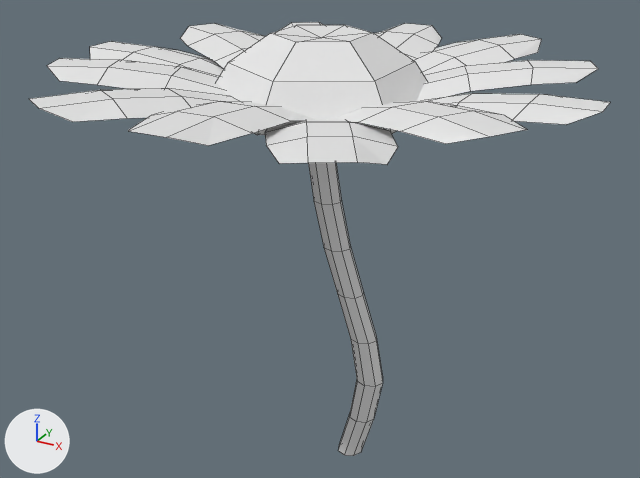
One commit to the Blender file Content/Environment/rumianek.blend: the scene before it, then after it.
Both versions are drawn from a camera (50 mm lens) standing at (2.97, -5.92, 4.97) and looking at (-0.3, 0.02, 2.0). The lights are fixed; the arrows at lower left show +X, +Y and +Z. Mesh edges are drawn as thin lines.

The older version as bpy lines, for what is in view:
```python
ob_plane_003 = bpy.data.objects.new('Plane.003', me_plane_010)
ob_plane_003.location = (-0.992, -1.264, 3.468)
ob_plane_003.rotation_euler = (0.0, 0.0, 4.167)  # degrees (0, 0, 239)
ob_plane_003.scale = (0.726, 0.408, 0.408)
ob_plane_004 = bpy.data.objects.new('Plane.004', me_plane_011)
ob_plane_004.location = (0.434, 1.244, 3.468)
ob_plane_004.rotation_euler = (0.0, 0.0, 1.053)  # degrees (0, 0, 60)
ob_plane_004.scale = (0.726, 0.408, 0.408)
ob_plane_005 = bpy.data.objects.new('Plane.005', me_plane_006)
ob_plane_005.location = (0.446, -1.224, 3.412)
ob_plane_005.rotation_euler = (0.0, 0.0, 5.238)  # degrees (0, 0, 300)
ob_plane_005.scale = (0.726, 0.408, 0.408)
ob_plane_006 = bpy.data.objects.new('Plane.006', me_plane_012)
ob_plane_006.location = (0.893, 0.699, 3.468)
ob_plane_006.rotation_euler = (0.0, 0.0, 0.439)  # degrees (0, 0, 25)
ob_plane_006.scale = (0.726, 0.408, 0.408)
ob_plane_007 = bpy.data.objects.new('Plane.007', me_plane_013)
ob_plane_007.location = (-1.474, -0.629, 3.468)
ob_plane_007.rotation_euler = (0.0, 0.0, -2.746)  # degrees (0, 0, -157)
ob_plane_007.scale = (0.726, 0.408, 0.408)
ob_plane_008 = bpy.data.objects.new('Plane.008', me_plane_014)
ob_plane_008.location = (-1.425, 0.63, 3.468)
ob_plane_008.rotation_euler = (0.0, 0.0, -3.599)  # degrees (0, 0, -206)
ob_plane_008.scale = (0.726, 0.408, 0.408)
ob_plane_009 = bpy.data.objects.new('Plane.009', me_plane_015)
ob_plane_009.location = (-0.268, 1.222, 3.468)
ob_plane_009.rotation_euler = (0.0, 0.0, -4.665)  # degrees (0, 0, -267)
ob_plane_009.scale = (0.726, 0.408, 0.408)
ob_plane_010 = bpy.data.objects.new('Plane.010', me_plane_016)
ob_plane_010.location = (-0.309, -1.341, 3.468)
ob_plane_010.rotation_euler = (0.0, 0.0, -7.829)  # degrees (0, 0, 271)
ob_plane_010.scale = (0.726, 0.408, 0.408)
ob_plane_011 = bpy.data.objects.new('Plane.011', me_plane_017)
ob_plane_011.location = (0.902, -0.674, 3.468)
ob_plane_011.rotation_euler = (0.0, 0.0, -6.822)  # degrees (0, 0, 329)
ob_plane_011.scale = (0.726, 0.408, 0.408)
# also in view: 'Sphere' at (-0.27, -0.01, 3.43); 'Cylinder' at (-0.04, 0.0, 1.58); 'Plane.000' at (1.13, 0.0, 3.29); 'Plane.001' at (-1.77, 0.0, 3.29)
```
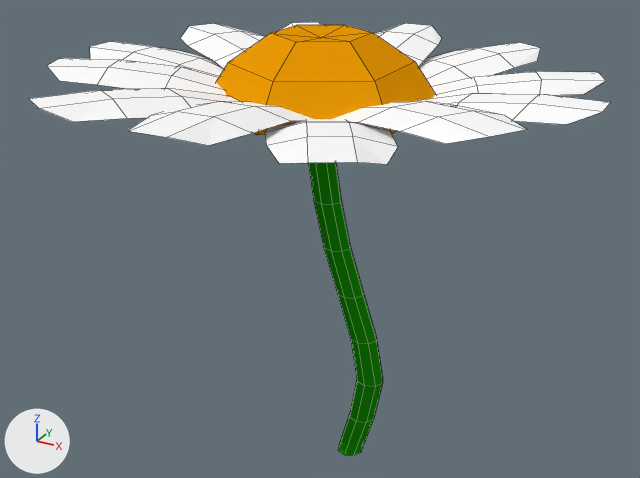
Commit message: Camomile Color

The change, as a diff of the scene's bpy script:
```diff
--- a/Content/Environment/rumianek.blend.py
+++ b/Content/Environment/rumianek.blend.py
@@ mat_łodyga @@
+mat_łodyga = diffuse_material('Łodyga')
+mat_łodyga.base_color = (0.00876, 0.274, 0.0)  # green #178f00
@@ mat_srodek @@
+mat_srodek = diffuse_material('Srodek')
+mat_srodek.base_color = (0.8, 0.313, 0.00164)  # orange #e79805
@@ mat_płatek @@
+mat_płatek = diffuse_material('Płatek')
+mat_płatek.base_color = (1.0, 1.0, 1.0)  # white #ffffff
@@ me_plane_017 @@
 me_plane_017.from_pydata(...)  # 16 vertices, 9 faces; spans x -1.0..1.0, y -1.0..1.0, z -0.6..-0.01
+me_plane_017.materials.append(mat_płatek)  # white #ffffff
@@ me_plane_016 @@
 me_plane_016.from_pydata(...)  # 16 vertices, 9 faces; spans x -1.0..1.0, y -1.0..1.0, z -0.6..-0.01
+me_plane_016.materials.append(mat_płatek)  # white #ffffff
@@ me_plane_015 @@
 me_plane_015.from_pydata(...)  # 16 vertices, 9 faces; spans x -1.0..1.0, y -1.0..1.0, z -0.6..-0.01
+me_plane_015.materials.append(mat_płatek)  # white #ffffff
@@ me_plane_014 @@
 me_plane_014.from_pydata(...)  # 16 vertices, 9 faces; spans x -1.0..1.0, y -1.0..1.0, z -0.6..-0.01
+me_plane_014.materials.append(mat_płatek)  # white #ffffff
@@ me_plane_013 @@
 me_plane_013.from_pydata(...)  # 16 vertices, 9 faces; spans x -1.0..1.0, y -1.0..1.0, z -0.6..-0.01
+me_plane_013.materials.append(mat_płatek)  # white #ffffff
@@ me_plane_012 @@
 me_plane_012.from_pydata(...)  # 16 vertices, 9 faces; spans x -1.0..1.0, y -1.0..1.0, z -0.6..-0.01
+me_plane_012.materials.append(mat_płatek)  # white #ffffff
@@ me_plane_011 @@
 me_plane_011.from_pydata(...)  # 16 vertices, 9 faces; spans x -1.0..1.0, y -1.0..1.0, z -0.6..-0.01
+me_plane_011.materials.append(mat_płatek)  # white #ffffff
@@ me_plane_010 @@
 me_plane_010.from_pydata(...)  # 16 vertices, 9 faces; spans x -1.0..1.0, y -1.0..1.0, z -0.6..-0.01
+me_plane_010.materials.append(mat_płatek)  # white #ffffff
@@ me_plane_008 @@
 me_plane_008.from_pydata(...)  # 16 vertices, 9 faces; spans x -1.0..1.0, y -1.0..1.0, z -0.6..-0.01
+me_plane_008.materials.append(mat_płatek)  # white #ffffff
@@ me_plane_007 @@
 me_plane_007.from_pydata(...)  # 16 vertices, 9 faces; spans x -1.0..1.0, y -1.0..1.0, z -0.6..-0.01
+me_plane_007.materials.append(mat_płatek)  # white #ffffff
@@ me_plane_006 @@
 me_plane_006.from_pydata(...)  # 16 vertices, 9 faces; spans x -1.0..1.0, y -1.0..1.0, z -0.6..-0.01
+me_plane_006.materials.append(mat_płatek)  # white #ffffff
@@ me_sphere @@
 me_sphere.from_pydata(...)  # 20 vertices, 24 faces; spans x -0.8..0.8, y -0.92..0.92, z 0.38..0.92
+me_sphere.materials.append(mat_srodek)  # orange #e79805
@@ me_cylinder @@
 me_cylinder.from_pydata(...)  # 72 vertices, 66 faces; spans x -3.68..2.99, y -1.0..1.0, z -1.0..1.0
+me_cylinder.materials.append(mat_łodyga)  # green #178f00
@@ ob_plane_006 @@
 ob_plane_006 = bpy.data.objects.new('Plane.006', me_plane_012)
-ob_plane_006.location = (0.893, 0.699, 3.468)
+ob_plane_006.location = (0.945, 0.777, 3.369)
 ob_plane_006.rotation_euler = (0.0, 0.0, 0.439)  # degrees (0, 0, 25)
@@ ob_plane_004 @@
 ob_plane_004 = bpy.data.objects.new('Plane.004', me_plane_011)
-ob_plane_004.location = (0.434, 1.244, 3.468)
+ob_plane_004.location = (0.434, 1.244, 3.394)
 ob_plane_004.rotation_euler = (0.0, 0.0, 1.053)  # degrees (0, 0, 60)
```

Boxes (x1, y1, x2, y2) around the edits, measured in the pictures (640 x 478 px):
'Sphere', recoloured (white to orange)
    both: (216, 25, 435, 135)
'Cylinder', recoloured (white to green)
    both: (309, 163, 383, 456)
'Plane.006', recoloured, moved
    before: (417, 60, 598, 101)
    after: (431, 71, 606, 98)
'Plane.005', recoloured
    both: (265, 119, 398, 164)
'Plane.011', recoloured
    both: (333, 101, 527, 144)
'Plane.010', recoloured
    both: (128, 101, 315, 146)
'Plane.003', recoloured
    both: (29, 88, 240, 122)
'Plane.004', recoloured, moved
    before: (413, 34, 541, 75)
    after: (419, 42, 540, 87)
'Plane.007', recoloured
    both: (47, 58, 226, 96)
'Plane.000', recoloured
    both: (417, 93, 610, 124)
'Plane.001', recoloured
    both: (90, 41, 223, 76)
'Plane.008', recoloured
    both: (180, 23, 266, 69)
'Plane.009', recoloured
    both: (374, 23, 441, 67)
